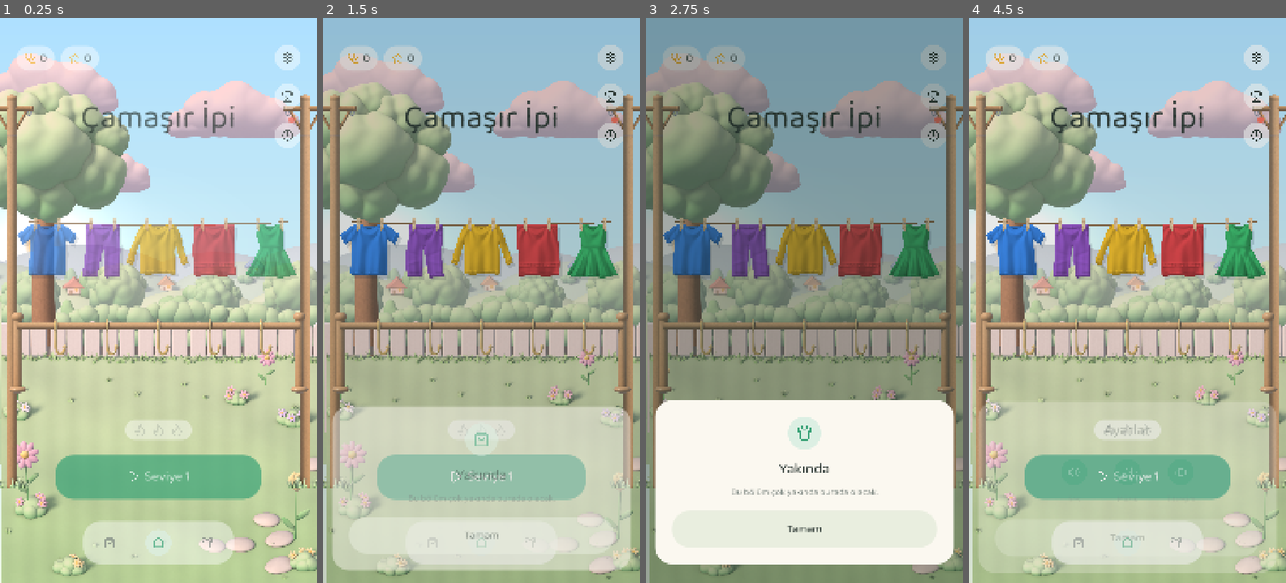
Above: before the commit, frames 1-4 (left to right).
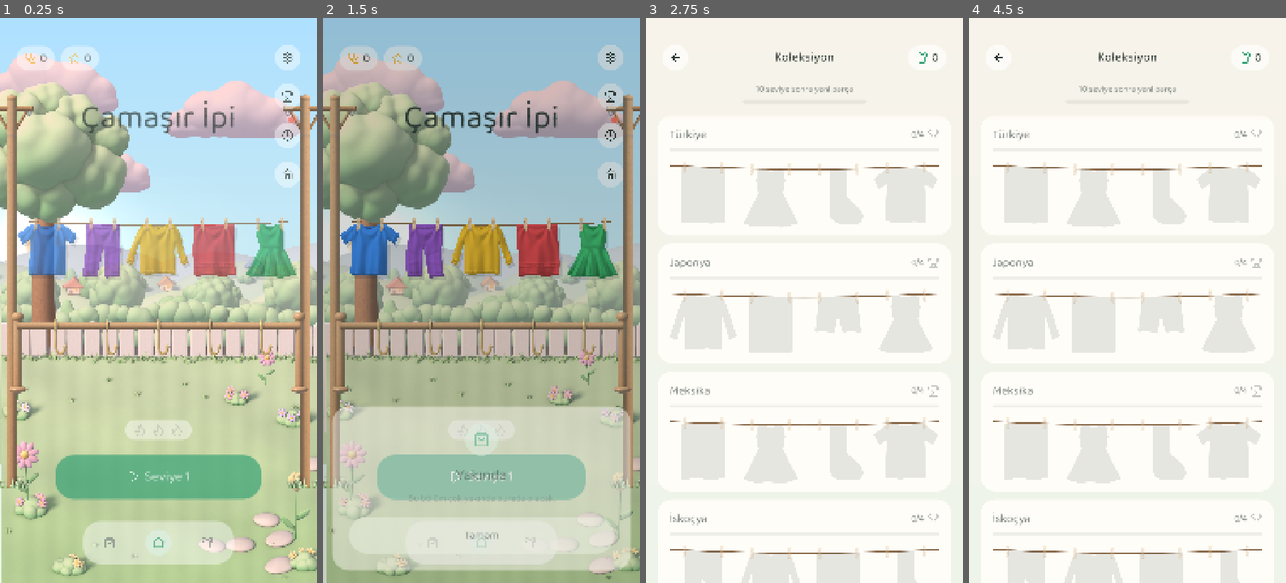
Above: after the commit, the same moments.

Repository: alperAygor/godot-games
Game: Godot game, scene res://scenes/Home.tscn
Same seed, same stepped clock (60 frames per second), same inputs: the game is played once before the commit and once after it. This scene is started directly instead of the project's main scene.
Inputs (mouse positions are in pixels of both pictures, inside the frame that each line leads up to):
- Up to frame 1 (0.25 s): no input
- Up to frame 2 (1.5 s): click (433, 543) at 0.52 s; click (481, 543) at 1.27 s
- Up to frame 3 (2.75 s): click (852, 543) at 2.02 s
- Up to frame 4 (4.5 s): click (1127, 526) at 2.75 s, where only the run before the commit has a clickable "Tamam"; click (1257, 57) at 3.5 s; click (1127, 526) at 4.25 s, where only the run before the commit has a clickable "Tamam"

The runs differ from the first frame. In frame 1, 0.3% of the frame differs, in the area x 86-95%, y 25-30%; in frame 2, 0.3%; in frame 3, 79%; in frame 4, 98%, in the area x 0-100%, y 0-100%.

Commit message:
Çamaşır İpi: ana ekrana çamaşırhane ve koleksiyon girişleri
Co-Authored-By: Claude Fable 5.2 <noreply@anthropic.com>

Diff:
--- a/CamasirIpi/scripts/ui/home.gd
+++ b/CamasirIpi/scripts/ui/home.gd
@@ -49,6 +49,9 @@
 const BADGE_COLOR: Color = Color("f2705f")
 var _daily_button: UiIconButton = null
 var _calendar_button: UiIconButton = null
+var _laundromat_button: UiIconButton = null
+## Açık meta ekranı (çamaşırhane/koleksiyon): geri tuşu önce onu kapatır.
+var _meta: Node = null
 
 
 func _ready() -> void:
@@ -149,6 +152,9 @@
 		func() -> void: DailyPuzzle.open_card(self))
 	_calendar_button = _side_button("lucide/clock", settings.position + Vector2(0.0, SIDE_BUTTON_STEP * 2.0),
 		func() -> void: DailyCalendar.open(self))
+	# Çamaşırhane onarımı: yıldızlar burada harcanır; onarılabilecek bir şey varsa nokta yanar.
+	_laundromat_button = _side_button("lucide/house", settings.position + Vector2(0.0, SIDE_BUTTON_STEP * 3.0),
+		func() -> void: _meta = MetaLaundromat.open(self))
 
 
 func _side_button(icon: String, at: Vector2, action: Callable) -> UiIconButton:
@@ -230,6 +236,7 @@
 	if _daily_button != null:
 		(_daily_button.get_node("Badge") as Control).visible = DailyPuzzle.available_today()
 		(_calendar_button.get_node("Badge") as Control).visible = DailyStore.calendar_available()
+		(_laundromat_button.get_node("Badge") as Control).visible = MetaStore.new().can_renovate()
 	_coin_chip.set_value(UiData.coins())
 	_star_chip.set_value(UiData.stars())
 	UiKit.set_button_text(_play_button, UiStrings.LEVEL % UiData.level())
@@ -246,7 +253,7 @@
 	if index == TAB_SHOP:
 		_open_sheet(InfoSheet.soon(self, "lucide/shopping-bag"))
 	elif index == TAB_COLLECTION:
-		_open_sheet(InfoSheet.soon(self, "lucide/shirt"))
+		_meta = MetaCollection.open(self)
 
 
 func _open_settings() -> void:
@@ -260,6 +267,8 @@
 
 
 func _on_back() -> void:
+	if is_instance_valid(_meta):
+		return
 	if _sheet != null and is_instance_valid(_sheet):
 		_sheet.close()
 		return
